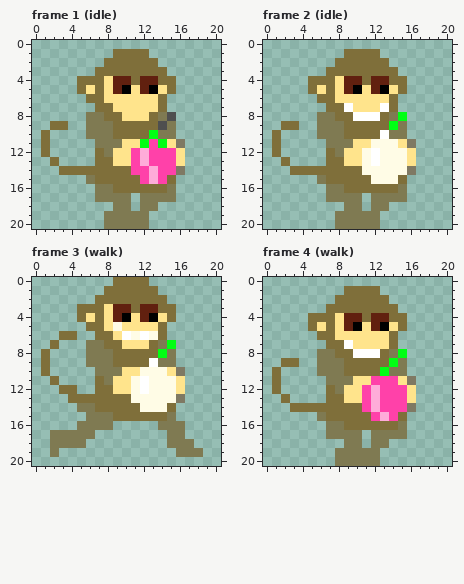
Pixel-art file, stored at sinkdungeon_resource/OtherTexure/nonplayerase/nonplayer003anim000.aseprite. The picture above is the old version.
21x21 pixels, 13 frames. Shown: frame 1 (idle), frame 2 (idle), frame 3 (walk), frame 4 (walk). The commit also changed other frames, which this record leaves out.
New version:
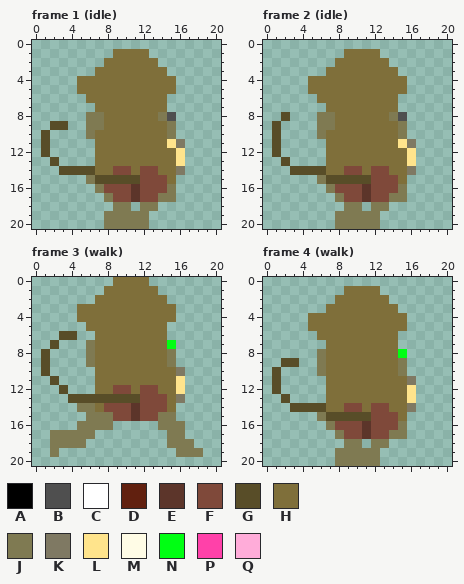
Palette (. is transparent): A #000000  B #4f4f4f  C #ffffff  D #61200f  E #5c352a  F #7f493a  G #584d28  H #7f6f3a  J #7f7a52  K #7f7963  L #ffe48c  M #fffce6  N #00ff13  P #ff41a9  Q #ffacd9
The exact change:
layer "Layer 1" now hidden
layer "Layer 1 Copy" added
--- frame 1 (idle)
@@ x 0..20 @@
  3 .......HHHHHHHH......
- 4 .....HHHLDDHDDHH.....
- 5 .....HLHLDALDALH.....
- 6 ......HHLLLLLLH......
- 7 .......HHLLLLLH......
- 8 ......JJHHLLLHJB.....
- 9 ..HH..JJJHHHHHBJ.....
-10 .H....JJJHHHHNJJ.....
-11 .H.....JJJLLNPNLK....
-12 .H.....HJLLPQPPPL....
-13 ..H....HHLLPQPPPL....
-14 ...HHHHHHHHPPQPPK....
-15 ......JHHHHHPQPH.....
-16 .......JJHHHHHHJ.....
-17 .......JJJJ.JJJJ.....
+ 4 .....HHHHHHHHHHH.....
+ 5 .....HHHHHHHHHHH.....
+ 6 ......HHHHHHHHH......
+ 7 .......HHHHHHHH......
+ 8 ......JJHHHHHHJB.....
+ 9 ..GG..JJHHHHHHHJ.....
+10 .G....JHHHHHHHHJ.....
+11 .G.....HHHHHHHHLK....
+12 .G.....HHHHHHHHHL....
+13 ..G....HHHHHHHHHL....
+14 ...GGGGHHFFHFFHHK....
+15 ......JGGGGGFFFH.....
+16 .......JFFFEFFFJ.....
+17 ........JFFEFFJJ.....
 18 .........JJ.JJ.......
--- frame 2 (idle)
@@ x 0..20 @@
  3 .......HHHHHHHH......
- 4 .....HHHLDDHDDHH.....
- 5 .....HLHLDALDALH.....
- 6 ......HHLLLLLLH......
- 7 .......HHCLLLCH......
- 8 ......JJHHCCCHJN.....
- 9 ..HH..JJJHHHHHNJ.....
-10 .H....JJJHHHHCJJ.....
-11 .H.....JJJLLMMMLK....
-12 .H.....HJLLMCMMML....
-13 ..H....HHLLMCMMML....
-14 ...HHHHHHHHMMMMMK....
-15 ......JHHHHHMMMH.....
-16 .......JJHHHHHHJ.....
-17 .......JJJJ.JJJJ.....
+ 4 .....HHHHHHHHHHH.....
+ 5 .....HHHHHHHHHHH.....
+ 6 ......HHHHHHHHH......
+ 7 .......HHHHHHHH......
+ 8 ..G...JJHHHHHHJB.....
+ 9 .G....JJHHHHHHHJ.....
+10 .G....JHHHHHHHHJ.....
+11 .G.....HHHHHHHHLK....
+12 .G.....HHHHHHHHHL....
+13 ..G....HHHHHHHHHL....
+14 ...GGGGHHFFHFFHHK....
+15 ......JGGGGGFFFH.....
+16 .......JFFFEFFFJ.....
+17 ........JFFEFFJJ.....
 18 .........JJ.JJ.......
--- frame 3 (walk)
@@ x 0..20 @@
  2 .......HHHHHHHH......
- 3 .....HHHLDDHDDHH.....
- 4 .....HLHLDALDALH.....
- 5 ......HHLMLLLLH......
- 6 ...HH..HHLCMCMH......
- 7 ..H...JJHHLLLHJN.....
- 8 .H....JJJHHHHHNJ.....
- 9 .H....JJJHHHHCJJ.....
-10 .H.....JJJLLMMMLK....
-11 ..H....HJLLMCMMML....
-12 ...HH..HHLLMCMMML....
-13 ....HHHHHHHMMMMMK....
-14 .....JJHHHHHMMMH.....
-15 ......JJJHHHHHHJ.....
+ 3 .....HHHHHHHHHHH.....
+ 4 .....HHHHHHHHHHH.....
+ 5 ......HHHHHHHHH......
+ 6 ...GG..HHHHHHHH......
+ 7 ..G...JHHHHHHHHN.....
+ 8 .G....JHHHHHHHHJ.....
+ 9 .G....JHHHHHHHHJ.....
+10 .G.....HHHHHHHHHK....
+11 ..G....HHHHHHHHHL....
+12 ...G...HHFFHFFHHL....
+13 ....GGGGGGGGFFFHK....
+14 .....JJHFFFEFFFH.....
+15 ......JJJFFEFFJJ.....
 16 .....JJJJ.....JJJ....
--- frame 4 (walk)
@@ x 0..20 @@
  3 .......HHHHHHHH......
- 4 .....HHHLDDHDDHH.....
- 5 .....HLHLDALDALH.....
- 6 ......HHLLLLLLH......
- 7 .......HHCLLLLH......
- 8 ......JJHHCCCHJN.....
- 9 ..HH..JJJHHHHHNJ.....
-10 .H....JJJHHHHNJJ.....
-11 .H.....JJJLLPPPLK....
-12 .H.....HJLLPQPPPL....
-13 ..H....HHLLPQPPPL....
-14 ...HHHHHHHHPQPPPK....
-15 ......JHHHHHPQPH.....
-16 .......JJHHHHHHJ.....
-17 .......JJJJ.JJJJ.....
+ 4 .....HHHHHHHHHHH.....
+ 5 .....HHHHHHHHHHH.....
+ 6 ......HHHHHHHHH......
+ 7 .......HHHHHHHH......
+ 8 ......JHHHHHHHHN.....
+ 9 ..GG..JHHHHHHHHJ.....
+10 .G....JHHHHHHHHJ.....
+11 .G.....HHHHHHHHHK....
+12 .G.....HHHHHHHHHL....
+13 ..G....HHHHHHHHHL....
+14 ...GGGGHHFFHFFHHK....
+15 ......JGGGGGFFFH.....
+16 .......JFFFEFFFJ.....
+17 ........JFFEFFJJ.....
 18 .........JJ.JJ.......
Pixel boxes of the changes (left, top, right, bottom) in both pictures:
changed: (41, 76, 176, 202)
changed: (272, 76, 407, 202)
changed: (41, 304, 176, 421)
changed: (272, 313, 407, 439)
